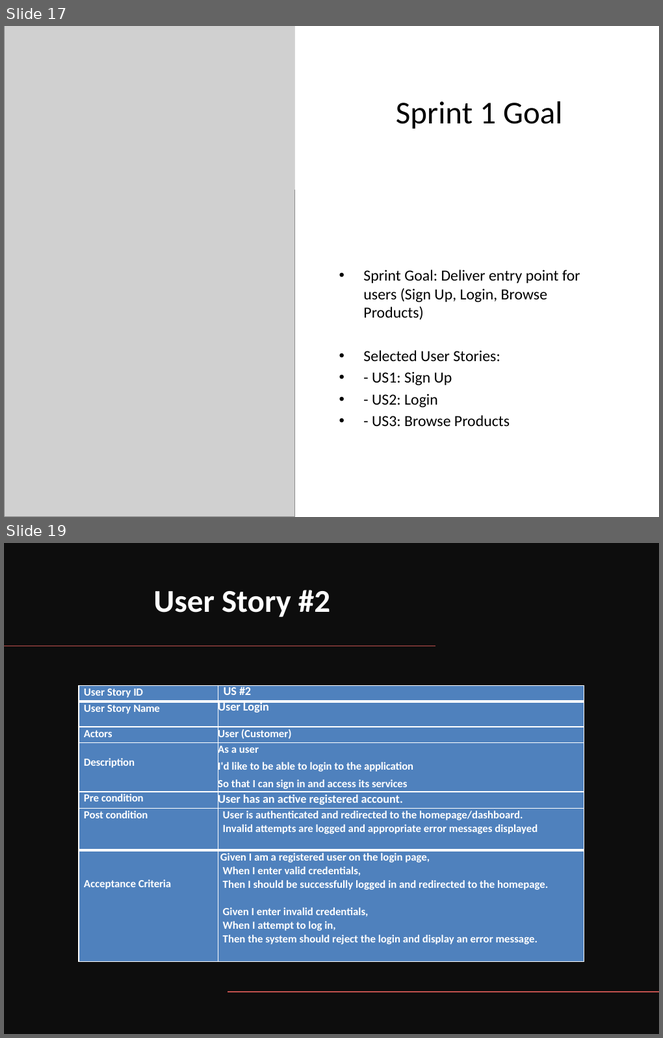
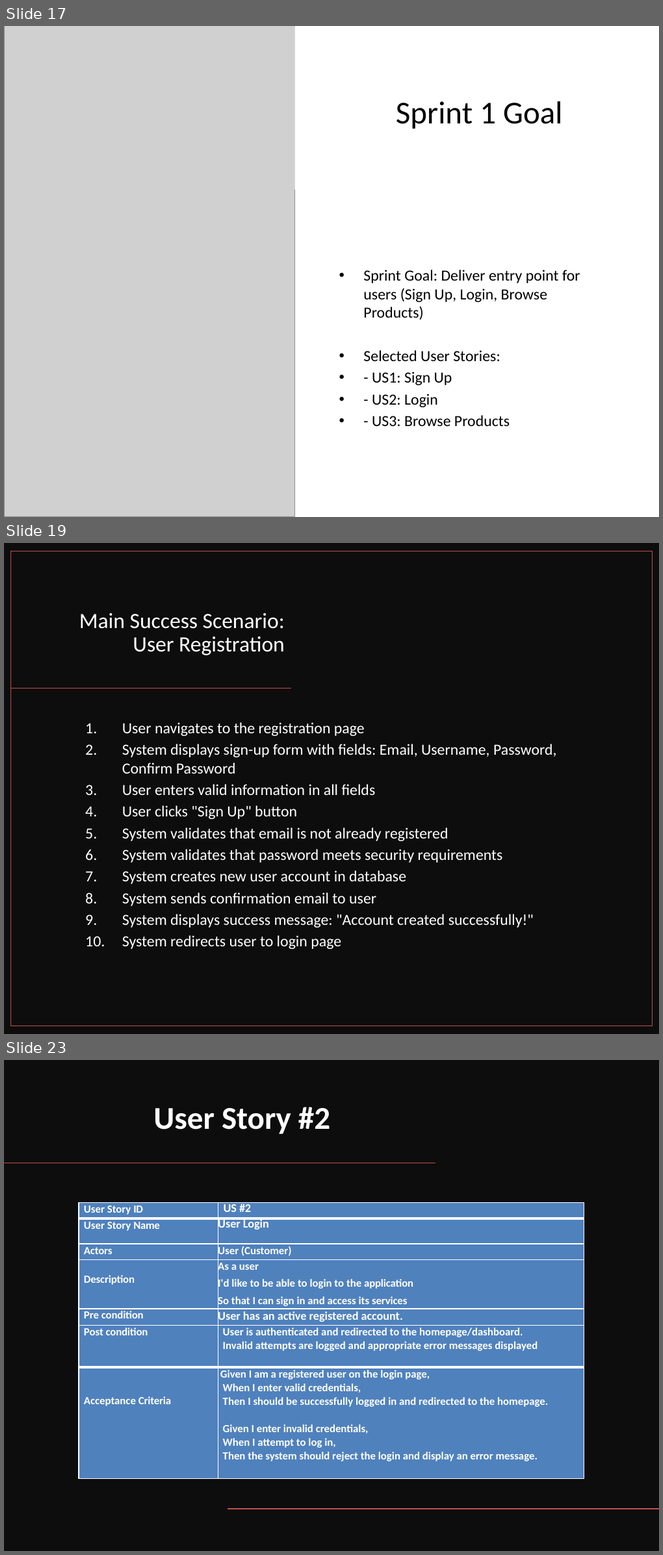
Before and after one commit to AmrKhaled77/IS-project-, a slide deck: for submation/sprint 1 +Backlog/Sprint1_Deliverables_Template.pptx. Shown one above the other, each under a label of ours: slides 17 and 19 before the commit, slides 17, 19 and 23 after it; the slides between them are not shown. The pictures are 663x1038 and 663x1555 pixels, drawn with LibreOffice and Linux fonts; fonts in the diff are those of the drawing; grey boxes stand for pictures. Boxes give left, top, right and bottom in pixels: in the first picture for what was removed or moved away, otherwise in the second. Text is boxed around its words. In the diff, an @@ line names an element or a change of style, - is before the commit and + after.

```diff
--- a/for submation/sprint 1 +Backlog/Sprint1_Deliverables_Template.pptx
+++ b/for submation/sprint 1 +Backlog/Sprint1_Deliverables_Template.pptx
@@ slide 19 added at box(4, 543, 659, 1034), background #FFFFFF @@
@@ rectangle added at box(4, 543, 659, 1034), fill #0D0D0D @@
@@ rectangle added at box(10, 551, 652, 1027), outline #C0504D 1 pt @@
@@ title added at box(79, 613, 285, 655), 24 pt, text #FFFFFF @@
+Main Success Scenario: User Registration
@@ line added from (292, 689) to (10, 689), #C0504D 1 pt @@
@@ text added at box(122, 722, 557, 949), 17 pt, text #FFFFFF @@
+1. User navigates to the registration page
+2. System displays sign-up form with fields: Email, Username, Password, Confirm Password
+3. User enters valid information in all fields
+4. User clicks "Sign Up" button
+5. System validates that email is not already registered
+6. System validates that password meets security requirements
+7. System creates new user account in database
+8. System sends confirmation email to user
+9. System displays success message: "Account created successfully!"
+10. System redirects user to login page
@@ what was slide 19 is now slide 23 @@
```
Also in this commit, not shown: 3 slides changed, 10 other slides added.
